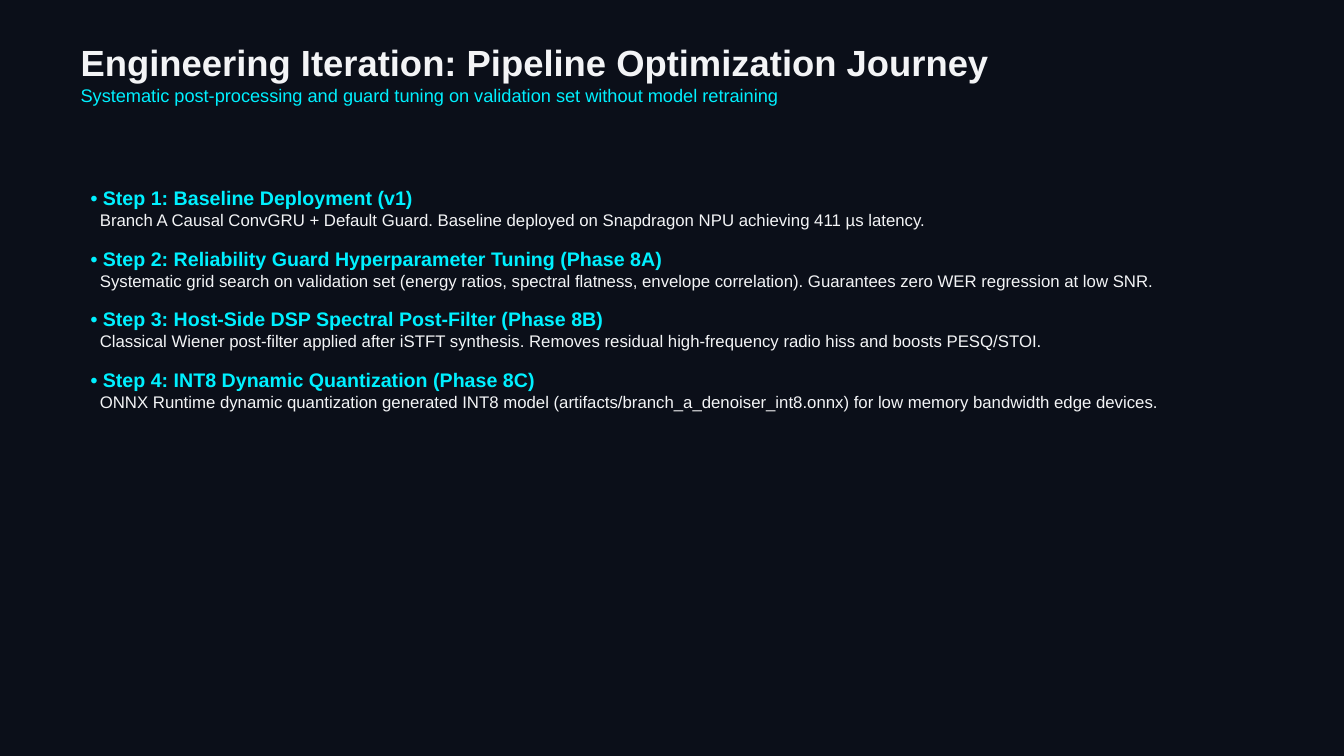
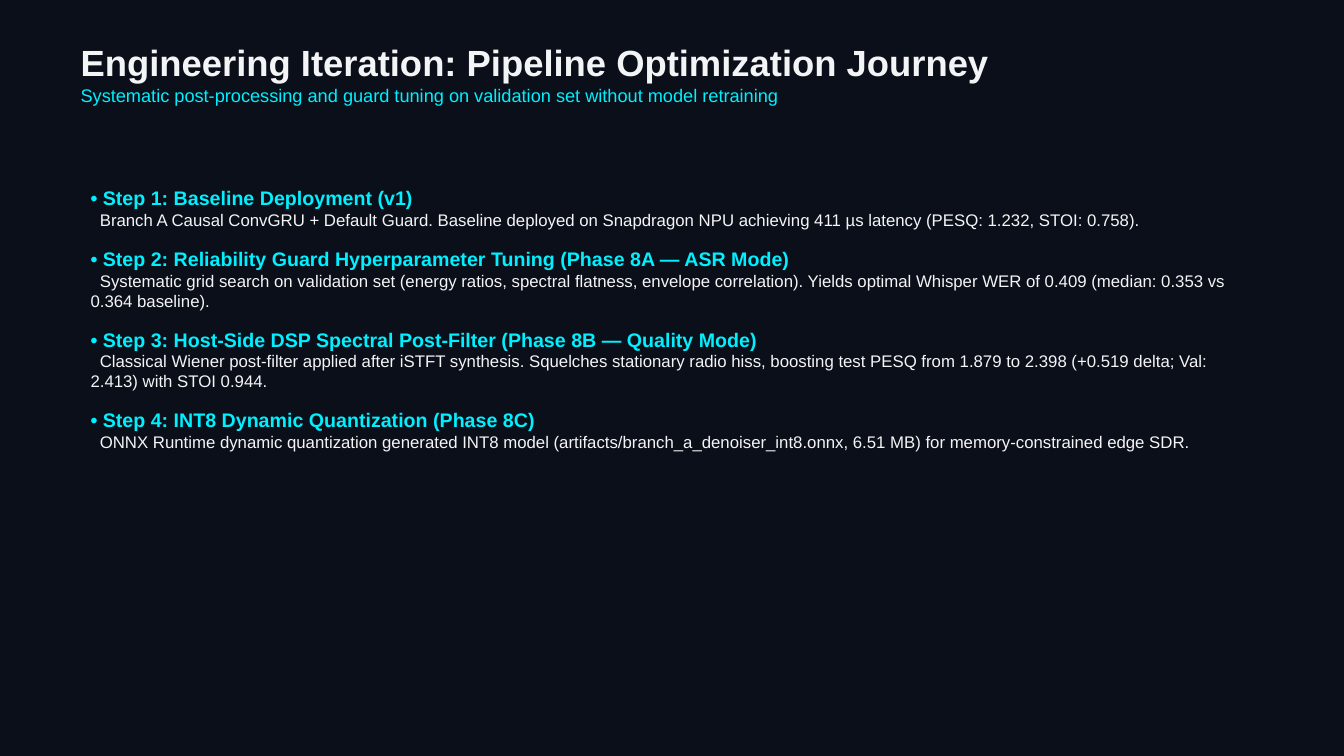
Before and after one commit to hoursgotviral-dev/Battlefield-Radio-Intelligibility-Engine, a slide deck: slide 5 of docs/Battlefield_Radio_Intelligibility_Engine_Pitch_Deck.pptx. Drawn at 1344x756 pixels with LibreOffice and Linux fonts; fonts in the diff are those of the drawing. Boxes give left, top, right and bottom in pixels: in the first picture for what was removed or moved away, otherwise in the second. Text is boxed around its words. In the diff, an @@ line names an element or a change of style, - is before the commit and + after.

```diff
--- a/docs/Battlefield_Radio_Intelligibility_Engine_Pitch_Deck.pptx
+++ b/docs/Battlefield_Radio_Intelligibility_Engine_Pitch_Deck.pptx
@@ text at box(91, 214, 1225, 391): text changed @@
-Branch A Causal ConvGRU + Default Guard. Baseline deployed on Snapdragon NPU achieving 411 µs latency.
-• Step 2: Reliability Guard Hyperparameter Tuning (Phase 8A)
-Systematic grid search on validation set (energy ratios, spectral flatness, envelope correlation). Guarantees zero WER regression at low SNR.
-• Step 3: Host-Side DSP Spectral Post-Filter (Phase 8B)
-Classical Wiener post-filter applied after iSTFT synthesis. Removes residual high-frequency radio hiss and boosts PESQ/STOI.
+Branch A Causal ConvGRU + Default Guard. Baseline deployed on Snapdragon NPU achieving 411 µs latency (PESQ: 1.232, STOI: 0.758).
+• Step 2: Reliability Guard Hyperparameter Tuning (Phase 8A — ASR Mode)
+Systematic grid search on validation set (energy ratios, spectral flatness, envelope correlation). Yields optimal Whisper WER of 0.409 (median: 0.353 vs 0.364 baseline).
+• Step 3: Host-Side DSP Spectral Post-Filter (Phase 8B — Quality Mode)
+Classical Wiener post-filter applied after iSTFT synthesis. Squelches stationary radio hiss, boosting test PESQ from 1.879 to 2.398 (+0.519 delta; Val: 2.413) with STOI 0.944.
@@ text at box(100, 436, 1189, 452): text changed @@
-ONNX Runtime dynamic quantization generated INT8 model (artifacts/branch_a_denoiser_int8.onnx) for low memory bandwidth edge devices.
+ONNX Runtime dynamic quantization generated INT8 model (artifacts/branch_a_denoiser_int8.onnx, 6.51 MB) for memory-constrained edge SDR.
```
Also in this commit, not shown: 2 other slides changed, 6 other files.
